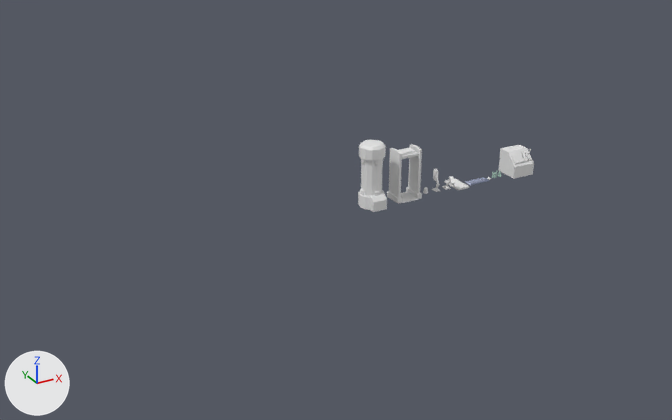
The Blender file Blender/Main Scene/Props.blend: old version first, new version second.
Rendered twice from a 50 mm lens placed at (-51.0, -56.3, 28.4), pointed at (-19.2, 1.6, -0.6). The axes (+X, +Y, +Z) are drawn at lower left. The lights are the same throughout.

In view in the first picture: 'BioCapsule', 'E_Desk_1', 'Metal_Detector'.
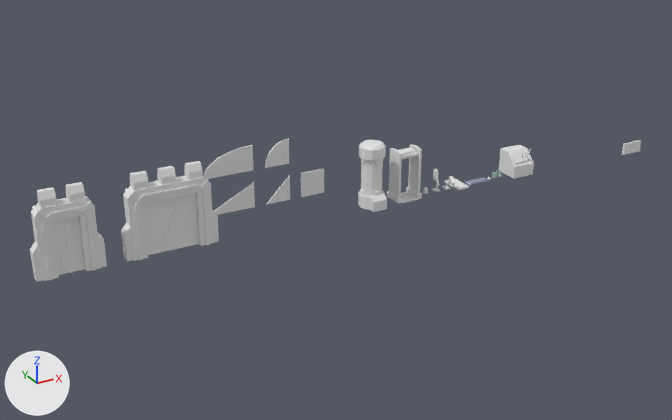
The newer file is also turned or shifted as a whole; pictures and numbers use the older file's frame.

Pixel boxes [x1, y1, x2, y2] of what changed, in the pictures (672 x 420 px):
'2x2 Doorframe', added
    after: [121, 161, 219, 262]
'1x2 Doorframe', added
    after: [30, 182, 107, 282]
'2x2 Door_1', added
    after: [143, 198, 177, 255]
'2x2 Door_2', added
    after: [165, 193, 199, 250]
'Glass_1x2_45Curve', added
    after: [204, 145, 253, 179]
'1x2 Door_2', added
    after: [62, 216, 85, 273]
'1x2 Door_1', added
    after: [52, 219, 74, 275]
'Glass_1x2_45Angle', added
    after: [214, 182, 255, 215]
'Glass_1x1', added
    after: [301, 168, 324, 197]
'Glass_1x1_45Curve', added
    after: [265, 138, 289, 168]
'Glass_1x1_45Angle', added
    after: [267, 175, 290, 204]
'Vent', added
    after: [622, 140, 641, 155]

The change, as a list of edits to the scene's bpy script:
```text
Add me_cube_022:
    me_cube_022.from_pydata(...)  # a box spanning x -1.0..1.0, y -0.2..0.0, z -0.5..0.5
Add me_cube_021:
    me_cube_021.from_pydata(...)  # 172 vertices, 156 faces; spans x -3.3..3.3, y -0.6..0.6, z 0.0..6.0
Add me_cube_020:
    me_cube_020.from_pydata(...)  # 132 vertices, 130 faces; spans x -0.7..1.0, y -0.2..0.2, z 0.0..4.0
Add me_cube_019:
    me_cube_019.from_pydata(...)  # 132 vertices, 128 faces; spans x -1.0..0.5, y -0.2..0.2, z 0.0..4.0
Add me_cube_018:
    me_cube_018.from_pydata(...)  # 160 vertices, 146 faces; spans x -2.3..2.3, y -0.6..0.6, z 0.0..6.0
Add me_cube_017:
    me_cube_017.from_pydata(...)  # 132 vertices, 130 faces; spans x -0.7..2.0, y -0.2..0.2, z 0.0..4.0
Add me_cube_015:
    me_cube_015.from_pydata(...)  # 132 vertices, 128 faces; spans x -2.0..0.5, y -0.2..0.2, z 0.0..4.0
Add me_cube_013:
    me_cube_013.from_pydata(...)  # 16 vertices, 10 faces; spans x -2.0..2.0, y -0.1..0.0, z -1.0..1.0
Add me_cube_011:
    me_cube_011.from_pydata([(-2.0, -0.1, -1.0), (-2.0, 0.0, -1.0), (2.0, -0.1, -1.0), (2.0, -0.1, 1.0), (2.0, 0.0, -1.0), (2.0, 0.0, 1.0)], [], [(0, 2, 3), (4, 5, 3, 2), (1, 4, 2, 0), (0, 3, 5, 1)])
Add me_cube_012:
    me_cube_012.from_pydata(...)  # 16 vertices, 10 faces; spans x -1.0..1.0, y -0.1..0.0, z -1.0..1.0
Add me_cube_010:
    me_cube_010.from_pydata([(-1.0, -0.1, -1.0), (-1.0, 0.0, -1.0), (1.0, -0.1, -1.0), (1.0, -0.1, 1.0), (1.0, 0.0, -1.0), (1.0, 0.0, 1.0)], [], [(0, 2, 3), (4, 5, 3, 2), (1, 4, 2, 0), (0, 3, 5, 1)])
Add me_cube_009:
    me_cube_009.from_pydata(...)  # a box spanning x -1.0..1.0, y -0.1..0.0, z -1.0..1.0
Add ob_vent:
    ob_vent = bpy.data.objects.new('Vent', me_cube_022)
    ob_vent.location = (10.0, 0.0, 0.0)
Add ob_2x2_doorframe:
    ob_2x2_doorframe = bpy.data.objects.new('2x2 Doorframe', me_cube_021)
    ob_2x2_doorframe.location = (-33.0, 0.0, 0.0)
Add ob_1x2_door_2:
    ob_1x2_door_2 = bpy.data.objects.new('1x2 Door_2', me_cube_020)
    ob_1x2_door_2.location = (-40.0, 0.0, 0.0)
Add ob_1x2_door_1:
    ob_1x2_door_1 = bpy.data.objects.new('1x2 Door_1', me_cube_019)
    ob_1x2_door_1.location = (-40.0, 0.0, 0.0)
Add ob_1x2_doorframe:
    ob_1x2_doorframe = bpy.data.objects.new('1x2 Doorframe', me_cube_018)
    ob_1x2_doorframe.location = (-40.0, 0.0, 0.0)
Add ob_2x2_door_2:
    ob_2x2_door_2 = bpy.data.objects.new('2x2 Door_2', me_cube_017)
    ob_2x2_door_2.location = (-33.0, 0.0, 0.0)
Add ob_2x2_door_1:
    ob_2x2_door_1 = bpy.data.objects.new('2x2 Door_1', me_cube_015)
    ob_2x2_door_1.location = (-33.0, 0.0, 0.0)
Add ob_glass_1x2_45curve:
    ob_glass_1x2_45curve = bpy.data.objects.new('Glass_1x2_45Curve', me_cube_013)
    ob_glass_1x2_45curve.location = (-27.0, 4.0, 4.0)
Add ob_glass_1x2_45angle:
    ob_glass_1x2_45angle = bpy.data.objects.new('Glass_1x2_45Angle', me_cube_011)
    ob_glass_1x2_45angle.location = (-27.0, 4.0, 1.0)
Add ob_glass_1x1_45curve:
    ob_glass_1x1_45curve = bpy.data.objects.new('Glass_1x1_45Curve', me_cube_012)
    ob_glass_1x1_45curve.location = (-23.0, 4.0, 4.0)
Add ob_glass_1x1_45angle:
    ob_glass_1x1_45angle = bpy.data.objects.new('Glass_1x1_45Angle', me_cube_010)
    ob_glass_1x1_45angle.location = (-23.0, 4.0, 1.0)
Add ob_glass_1x1:
    ob_glass_1x1 = bpy.data.objects.new('Glass_1x1', me_cube_009)
    ob_glass_1x1.location = (-20.0, 4.0, 1.0)
```
